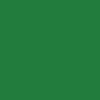
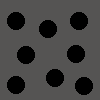
Layer changes from the first 100 x 100 image to the second:
added layer "Coal" above "Diamond" over [0,0,100,100]
added layer "Diamond" above "Gold" over [0,0,100,100]
added layer "Gold" above "Iron" over [0,0,100,100]
added layer "Iron" above "Grass" over [0,0,100,100]
hid "Grass" over [0,0,100,100]
